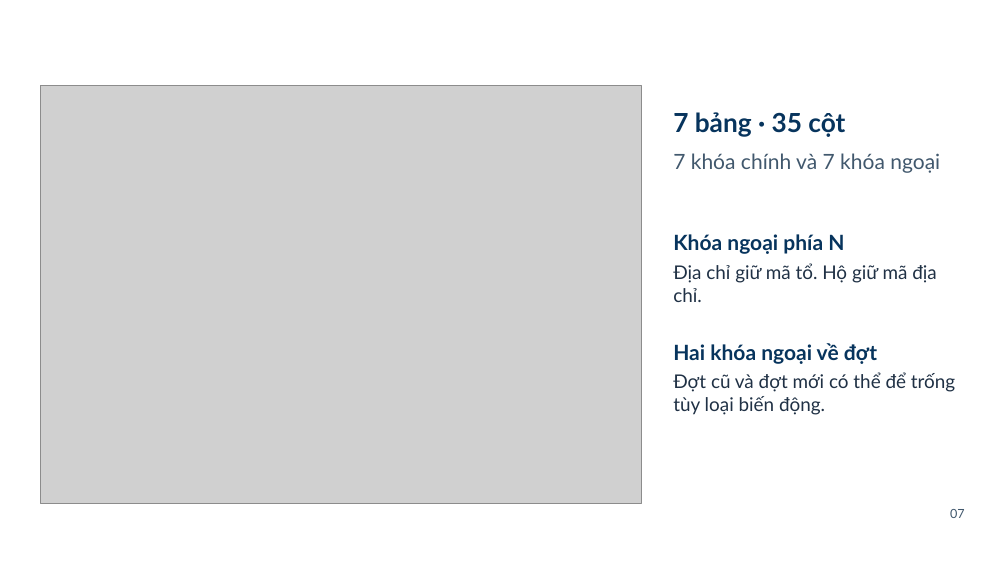
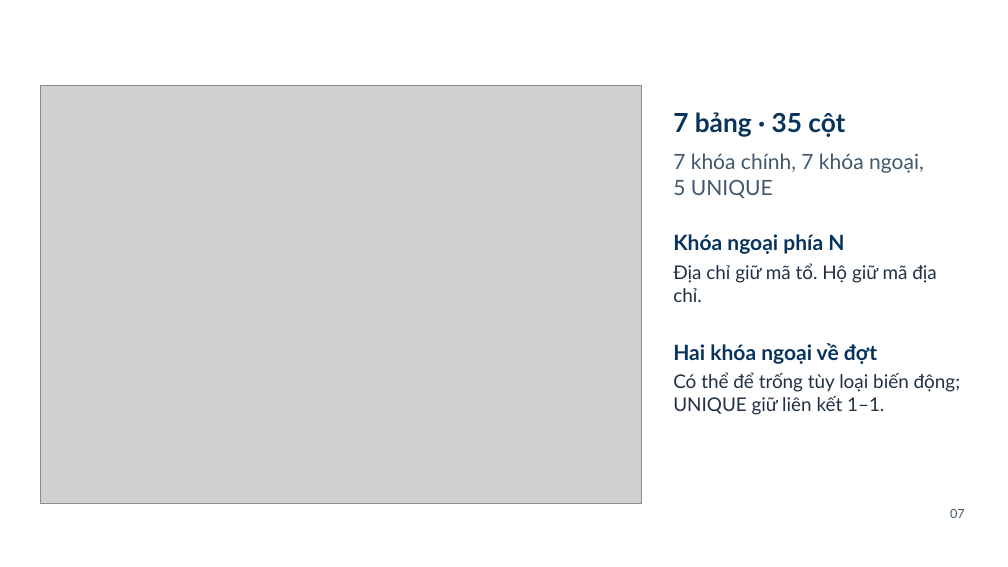
Before and after one commit to Linhlss/CSDL-Nh-m-38, a slide deck: slide 10 of presentation/CSDL_Nhom38_HUST_ThuyetTrinh.pptx. Drawn at 1008x567 pixels with LibreOffice and Linux fonts; fonts in the diff are those of the drawing; grey boxes stand for pictures; background and template pictures are left out. Boxes give left, top, right and bottom in pixels: in the first picture for what was removed or moved away, otherwise in the second. Text is boxed around its words. In the diff, an @@ line names an element or a change of style, - is before the commit and + after.

```diff
--- a/presentation/CSDL_Nhom38_HUST_ThuyetTrinh.pptx
+++ b/presentation/CSDL_Nhom38_HUST_ThuyetTrinh.pptx
@@ text at (673,153,924,198): text changed @@
-7 khóa chính và 7 khóa ngoại
+7 khóa chính, 7 khóa ngoại, 5 UNIQUE
@@ text at (673,372,961,415): text changed @@
-Đợt cũ và đợt mới có thể để trống tùy loại biến động.
+Có thể để trống tùy loại biến động; UNIQUE giữ liên kết 1–1.
```
Also in this commit, not shown: 5 other slides changed, 50 other files.
